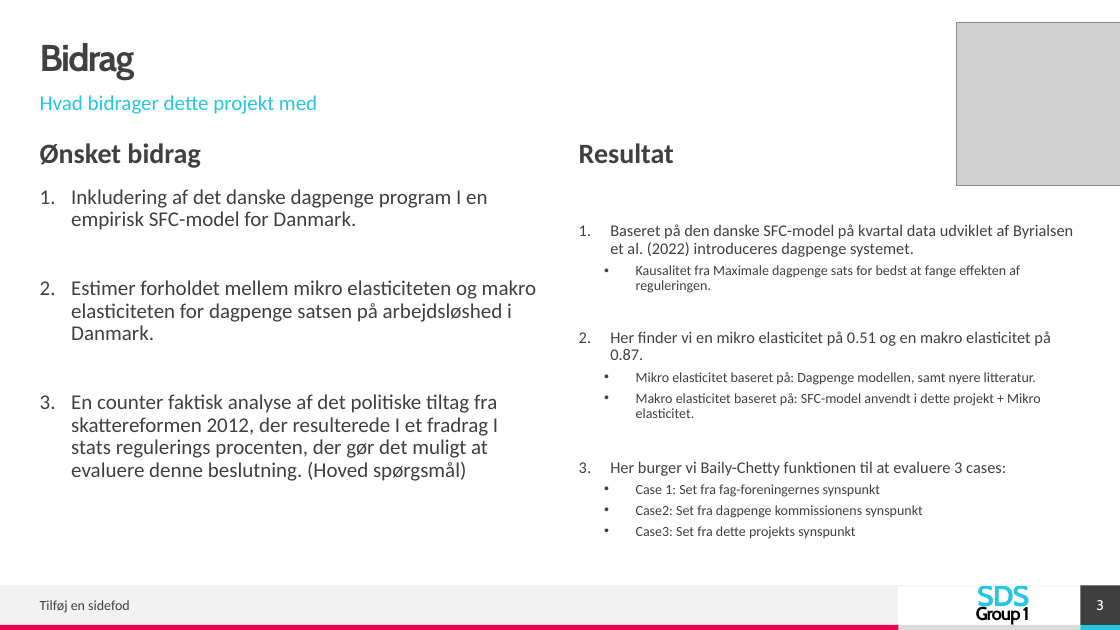
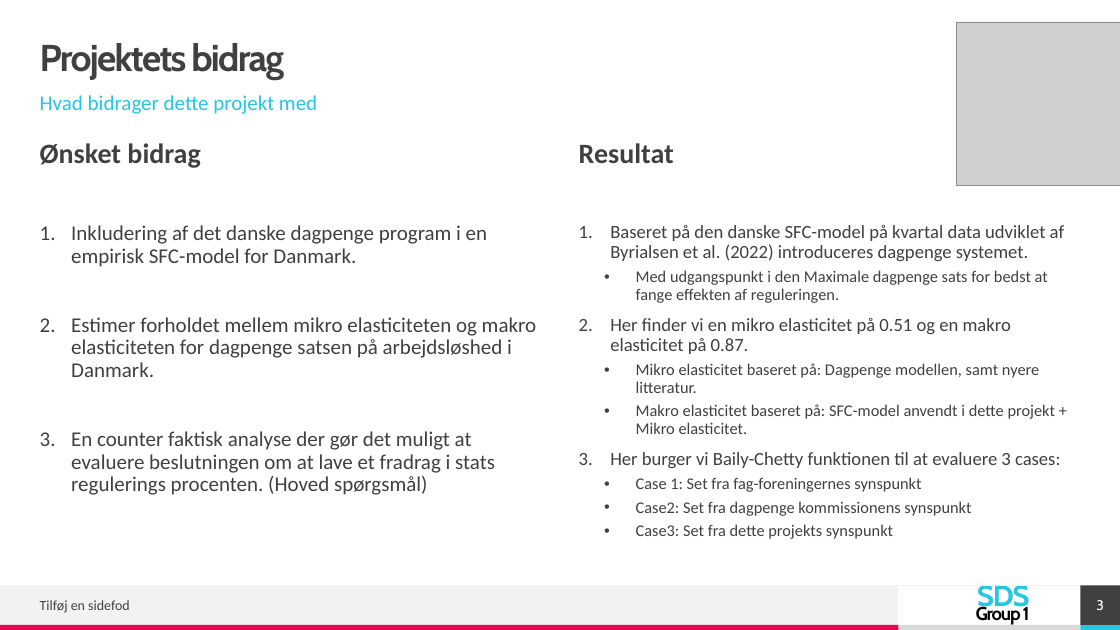
Before and after one commit to simonmig10/komp_r, a slide deck: slide 3 of PP-Eksamen.pptx. Drawn at 1120x630 pixels with LibreOffice and Linux fonts; fonts in the diff are those of the drawing; grey boxes stand for pictures. Boxes give left, top, right and bottom in pixels: in the first picture for what was removed or moved away, otherwise in the second. Text is boxed around its words. In the diff, an @@ line names an element or a change of style, - is before the commit and + after.

```diff
--- a/PP-Eksamen.pptx
+++ b/PP-Eksamen.pptx
@@ title at bbox=[40, 43, 284, 80]: text changed @@
-Bidrag
+Projektets bidrag
@@ text at bbox=[71, 225, 487, 267]: text changed @@
-1. Inkludering af det danske dagpenge program I en empirisk SFC-model for Danmark.
+1. Inkludering af det danske dagpenge program i en empirisk SFC-model for Danmark.
@@ text at bbox=[610, 225, 1065, 539]: size 14 to 16 pt in "Baseret på den danske SFC-model på kvartal ...", "Her finder vi en mikro elasticitet på ...", "Her burger vi Baily-Chetty funktionen til at ..."; size 12 to 14 pt in "Mikro elasticitet baseret på: Dagpenge modellen, samt ...", "Makro elasticitet baseret på: SFC-model anvendt i ...", "Case 1: Set fra fag-foreningernes synspunkt", "Case2: Set fra dagpenge kommissionens synspunkt" and 1 more places @@
@@ text at bbox=[636, 265, 1020, 293]: text changed; size 12 to 14 pt @@
-  • Kausalitet fra Maximale dagpenge sats for bedst at fange effekten af reguleringen.
+  • Med udgangspunkt i den Maximale dagpenge sats for bedst at fange effekten af reguleringen.
@@ text at bbox=[71, 431, 495, 495]: text changed @@
-3. En counter faktisk analyse af det politiske tiltag fra skattereformen 2012, der resulterede I et fradrag I stats regulerings procenten, der gør det muligt at evaluere denne beslutning. (Hoved spørgsmål)
+3. En counter faktisk analyse der gør det muligt at evaluere beslutningen om at lave et fradrag i stats regulerings procenten. (Hoved spørgsmål)
```
Also in this commit, not shown: 3 other slides changed.
